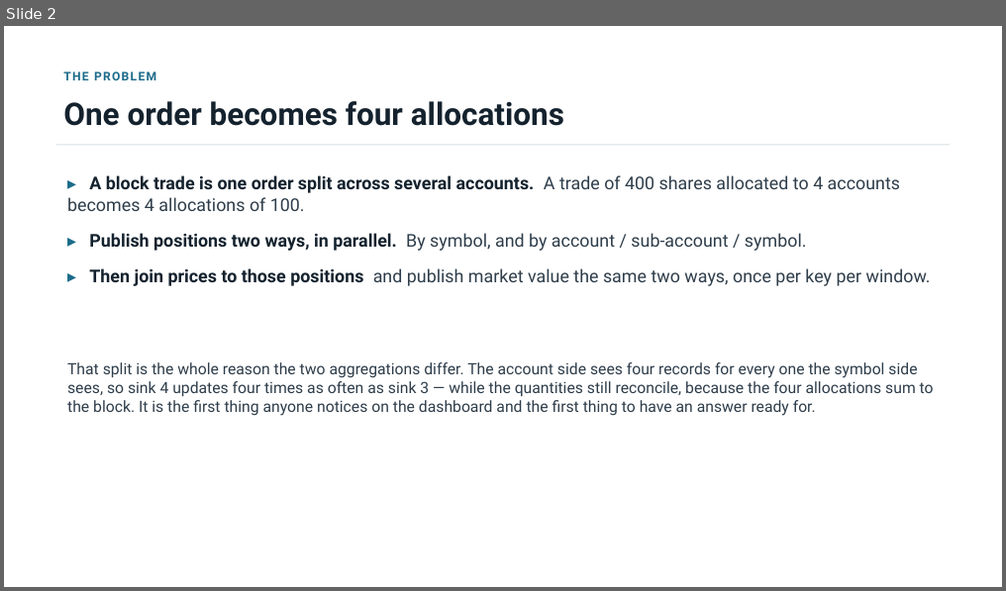
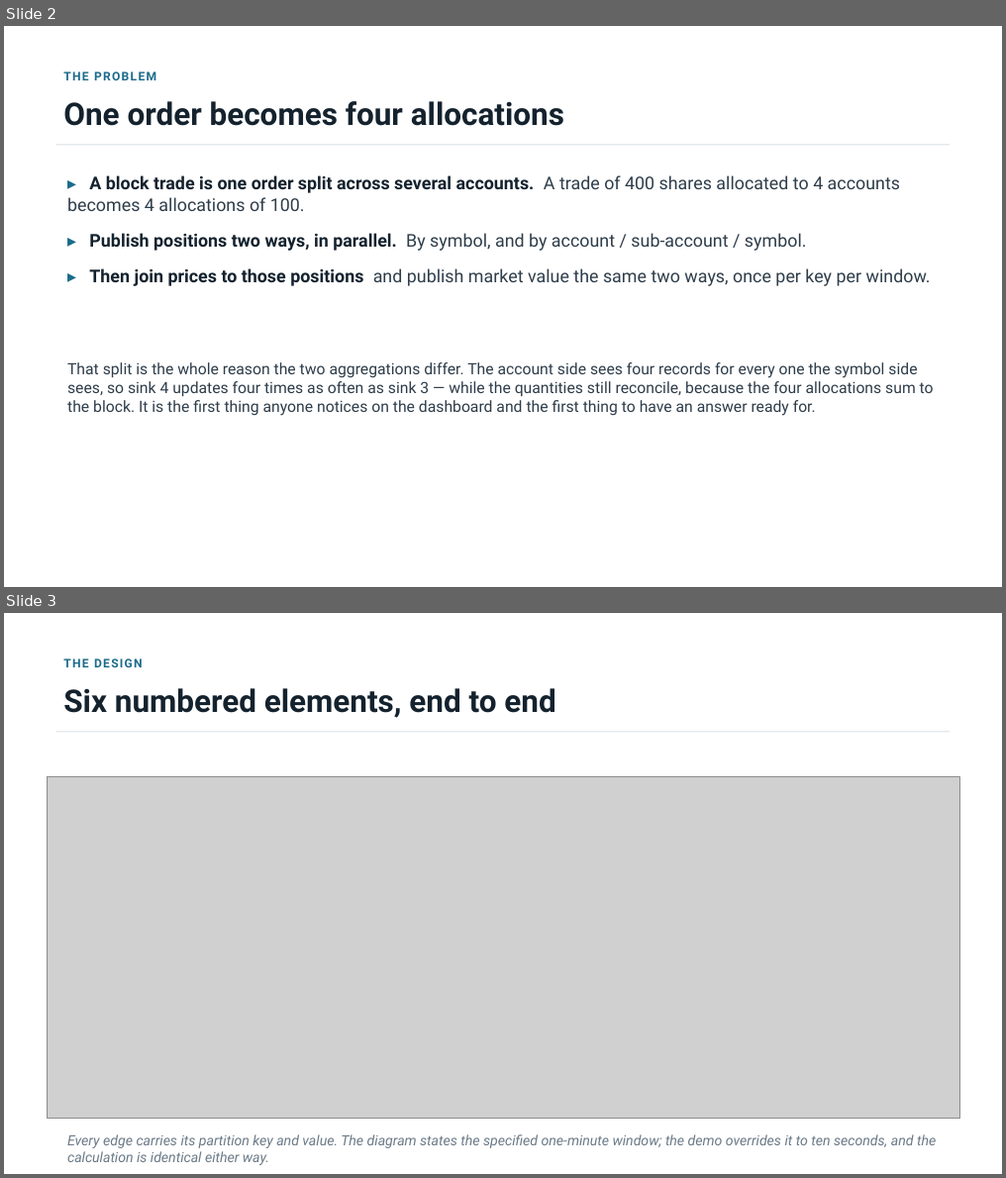
Before and after one commit to jimzucker/flink-training, a slide deck: docs/steps/step-13/final-demo-handout.pptx. Shown one above the other, each under a label of ours: slide 2 before the commit, slides 2 and 3 after it. The pictures are 1006x591 and 1006x1178 pixels, drawn with LibreOffice and Linux fonts; fonts in the diff are those of the drawing; grey boxes stand for pictures. Boxes give left, top, right and bottom in pixels: in the first picture for what was removed or moved away, otherwise in the second. Text is boxed around its words. In the diff, an @@ line names an element or a change of style, - is before the commit and + after.

```diff
--- a/docs/steps/step-13/final-demo-handout.pptx
+++ b/docs/steps/step-13/final-demo-handout.pptx
@@ slide 3 added at <box>4,613,1002,1174</box>, background #FFFFFF @@
@@ text added at <box>63,659,143,667</box>, 11.5 pt, text #1B6B8A, bold @@
+THE DESIGN
@@ text added at <box>63,688,555,718</box>, 30 pt, text #14222E, bold @@
+Six numbered elements, end to end
@@ rectangle added at <box>56,731,949,732</box>, fill #D8DFE4 @@
@@ picture added at <box>47,777,960,1118</box> @@
@@ text added at <box>67,1135,936,1165</box>, 13.5 pt, text #6B7A87, italic @@
+Every edge carries its partition key and value. The diagram states the specified one-minute window; the demo overrides it to ten seconds, and the calculation is identical either way.
```
Also in this commit, not shown: 1 slide removed, 7 other files.
